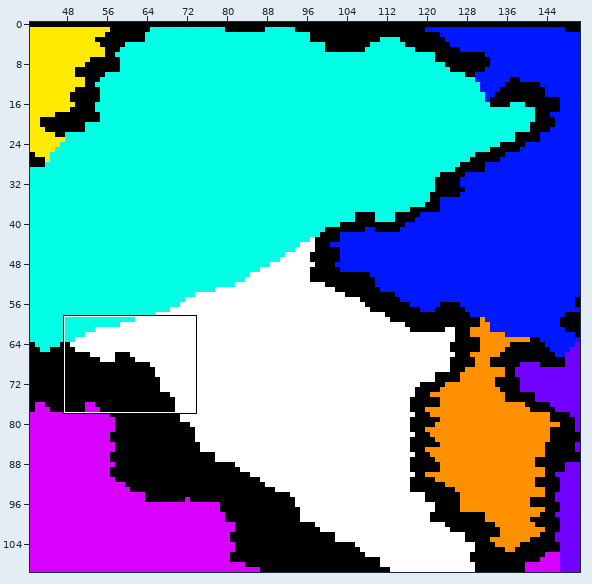
One commit to this Tiled map: Project/Game/maps/walkable.tmx. The picture above shows the old version from afar; the outline marks the close-up.
Close-up. The starting point:
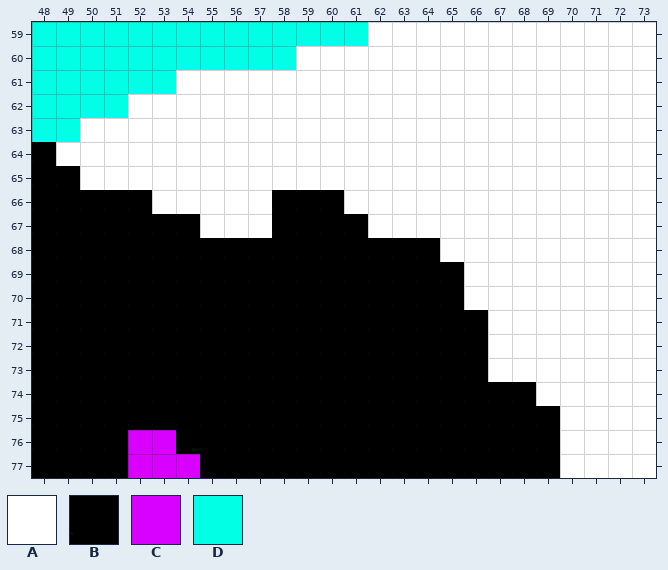
Cells are 16x16 px. Shown: x 48..73, y 59..77. The commit also changed other parts of the map, which this record leaves out.
Key: from "Walkable": A 0, B 1, C 6, D 7.
_ is an empty cell.
Layer "Walkable" before, first column x 48:
59 DDDDDDDDDDDDDDAAAAAAAAAAAA
60 DDDDDDDDDDDAAAAAAAAAAAAAAA
61 DDDDDDAAAAAAAAAAAAAAAAAAAA
62 DDDDAAAAAAAAAAAAAAAAAAAAAA
63 DDAAAAAAAAAAAAAAAAAAAAAAAA
64 BAAAAAAAAAAAAAAAAAAAAAAAAA
65 BBAAAAAAAAAAAAAAAAAAAAAAAA
66 BBBBBAAAAABBBAAAAAAAAAAAAA
67 BBBBBBBAAABBBBAAAAAAAAAAAA
68 BBBBBBBBBBBBBBBBBAAAAAAAAA
69 BBBBBBBBBBBBBBBBBBAAAAAAAA
70 BBBBBBBBBBBBBBBBBBAAAAAAAA
71 BBBBBBBBBBBBBBBBBBBAAAAAAA
72 BBBBBBBBBBBBBBBBBBBAAAAAAA
73 BBBBBBBBBBBBBBBBBBBAAAAAAA
74 BBBBBBBBBBBBBBBBBBBBBAAAAA
75 BBBBBBBBBBBBBBBBBBBBBBAAAA
76 BBBBCCBBBBBBBBBBBBBBBBAAAA
77 BBBBCCCBBBBBBBBBBBBBBBAAAA
After:
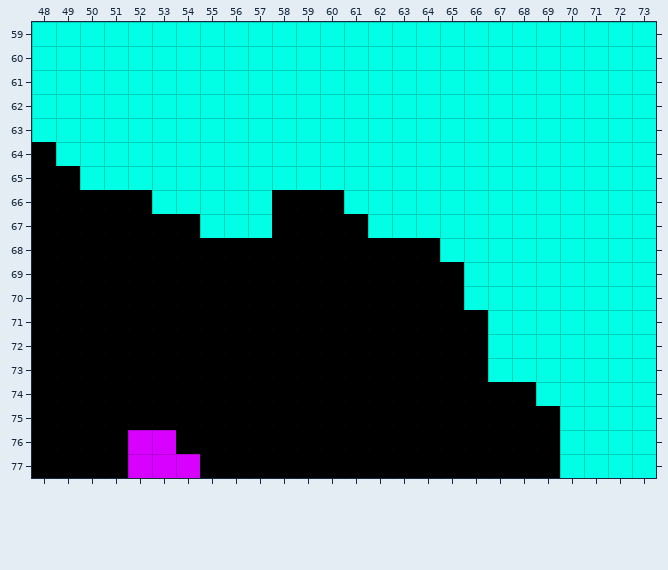
From old to new:
Changed rows in their new state; . is an unchanged cell.
Layer "Walkable":
first column x 49:
59 .............DDDDDDDDDDDD
60 ..........DDDDDDDDDDDDDDD
61 .....DDDDDDDDDDDDDDDDDDDD
62 ...DDDDDDDDDDDDDDDDDDDDDD
63 .DDDDDDDDDDDDDDDDDDDDDDDD
64 DDDDDDDDDDDDDDDDDDDDDDDDD
65 .DDDDDDDDDDDDDDDDDDDDDDDD
66 ....DDDDD...DDDDDDDDDDDDD
67 ......DDD....DDDDDDDDDDDD
68 ................DDDDDDDDD
69 .................DDDDDDDD
70 .................DDDDDDDD
71 ..................DDDDDDD
72 ..................DDDDDDD
73 ..................DDDDDDD
74 ....................DDDDD
75 .....................DDDD
76 .....................DDDD
77 .....................DDDD
